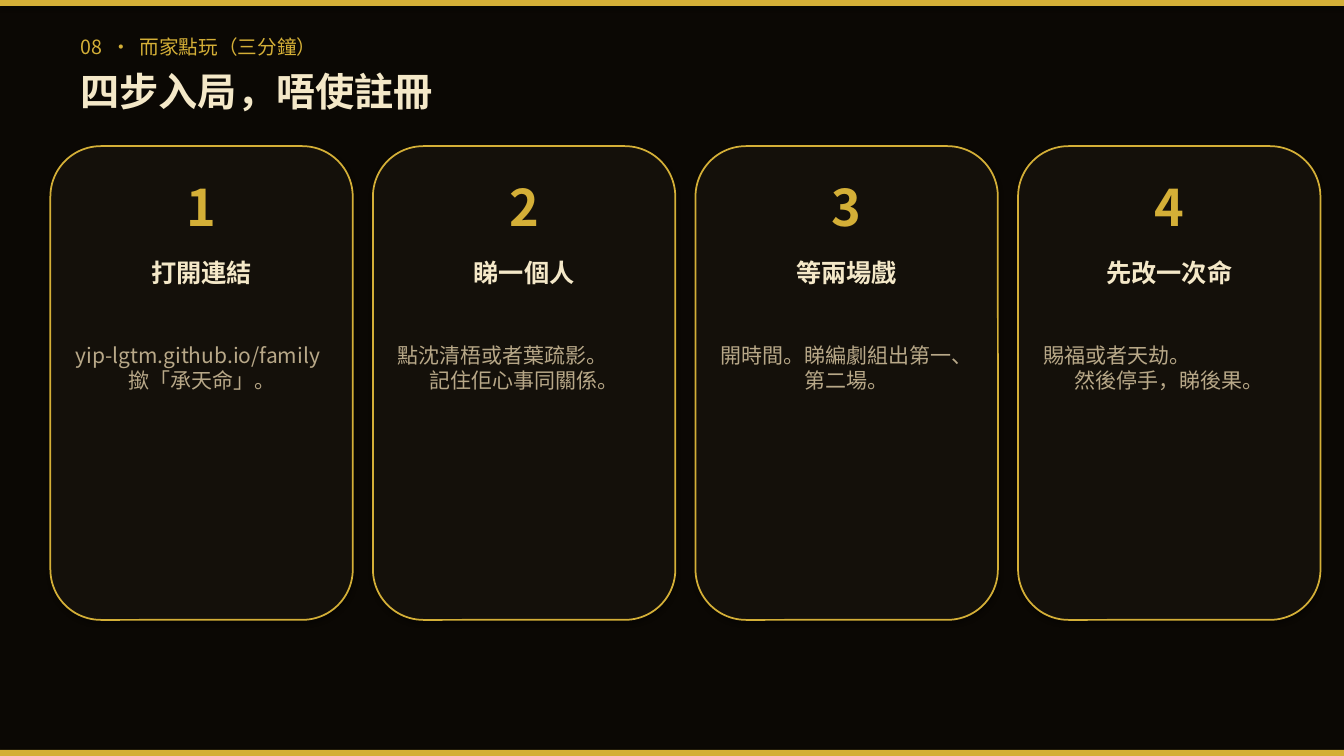
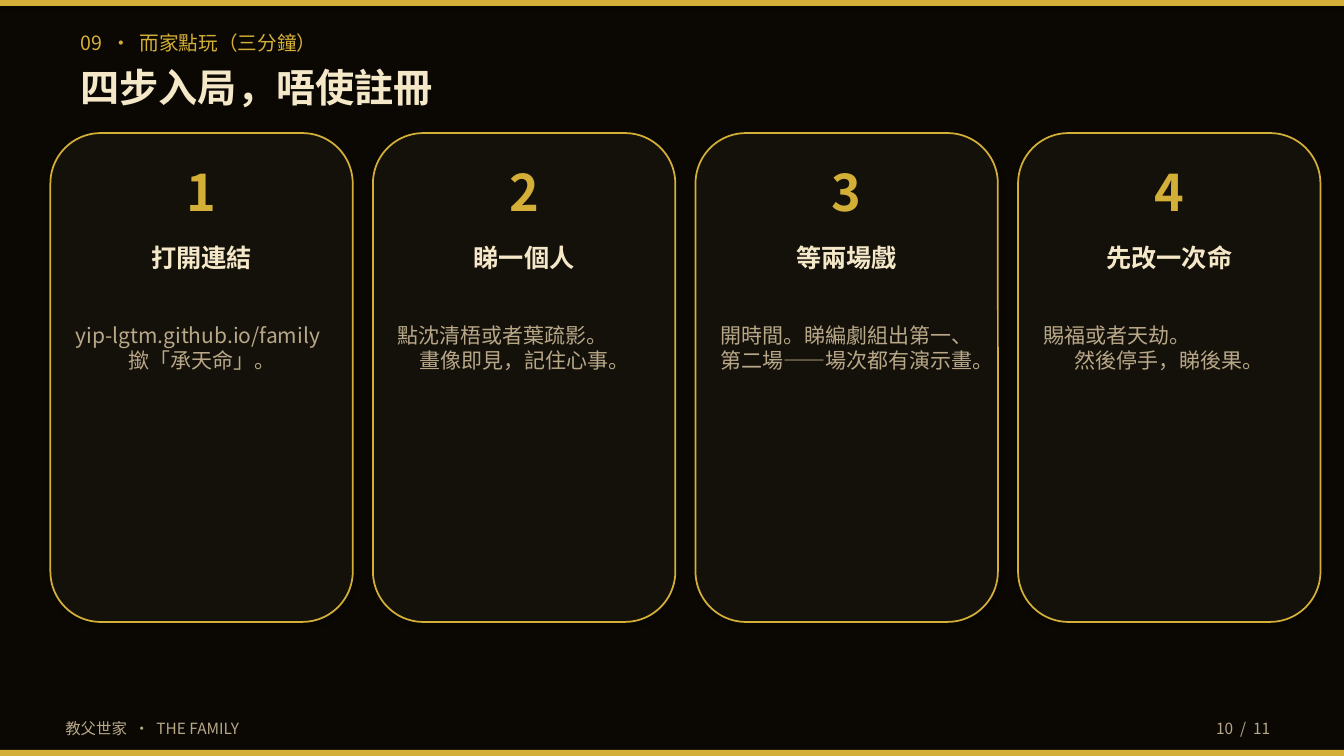
Before and after one commit to yip-lgtm/family, a slide deck: slide 10 of docs/教父世家-3分鐘簡報.pptx (slide 9 before the commit). Drawn at 1344x756 pixels with LibreOffice and Linux fonts; fonts in the diff are those of the drawing. Boxes give left, top, right and bottom in pixels: in the first picture for what was removed or moved away, otherwise in the second. Text is boxed around its words. In the diff, an @@ line names an element or a change of style, - is before the commit and + after.

```diff
--- a/docs/教父世家-3分鐘簡報.pptx
+++ b/docs/教父世家-3分鐘簡報.pptx
@@ text at [80, 33, 317, 52]: text changed @@
-08 · 而家點玩（三分鐘）
+09 · 而家點玩（三分鐘）
@@ rounded rectangle: place and size @@
-rounded rectangle at [50, 146, 353, 620]
+rounded rectangle at [50, 133, 353, 622]
@@ rounded rectangle: place and size @@
-rounded rectangle at [373, 146, 676, 620]
+rounded rectangle at [373, 133, 676, 622]
@@ rounded rectangle: place and size @@
-rounded rectangle at [696, 146, 998, 620]
+rounded rectangle at [696, 133, 998, 622]
@@ rounded rectangle: place and size @@
-rounded rectangle at [1018, 146, 1321, 620]
+rounded rectangle at [1018, 133, 1321, 622]
@@ 4 texts: place and size @@
-4 texts at [187, 188, 1184, 227]
+4 texts at [187, 173, 1184, 212]
@@ text "打開連結": place and size @@
-text "打開連結" at [151, 260, 252, 285]
+text "打開連結" at [151, 245, 252, 270]
@@ text "睇一個人": place and size @@
-text "睇一個人" at [474, 260, 575, 285]
+text "睇一個人" at [474, 245, 575, 270]
@@ text "等兩場戲": place and size @@
-text "等兩場戲" at [796, 260, 897, 284]
+text "等兩場戲" at [796, 245, 897, 269]
@@ text "先改一次命": place and size @@
-text "先改一次命" at [1106, 260, 1232, 285]
+text "先改一次命" at [1106, 245, 1232, 270]
@@ text "yip-lgtm.github.io/family 撳「承天命」。": place and size @@
-text "yip-lgtm.github.io/family 撳「承天命」。" at [75, 346, 320, 390]
+text "yip-lgtm.github.io/family 撳「承天命」。" at [75, 326, 320, 370]
@@ text at [398, 325, 629, 370]: text changed @@
-點沈清梧或者葉疏影。
-記住佢心事同關係。
+點沈清梧或者葉疏影。
+畫像即見，記住心事。
@@ text at [721, 325, 994, 370]: text changed @@
-開時間。睇編劇組出第一、第二場。
+開時間。睇編劇組出第一、第二場——場次都有演示畫。
@@ text "賜福或者天劫。 然後停手，睇後果。": place and size @@
-text "賜福或者天劫。 然後停手，睇後果。" at [1043, 345, 1264, 390]
+text "賜福或者天劫。 然後停手，睇後果。" at [1043, 325, 1264, 370]
@@ text added at [65, 721, 239, 735], 11 pt, text #B8A888 @@
+教父世家 · THE FAMILY
@@ text added at [1216, 722, 1270, 734], 11 pt, text #B8A888 @@
+10 / 11
```
Also in this commit, not shown: 9 other slides changed, 1 slide added, 3 other files.
